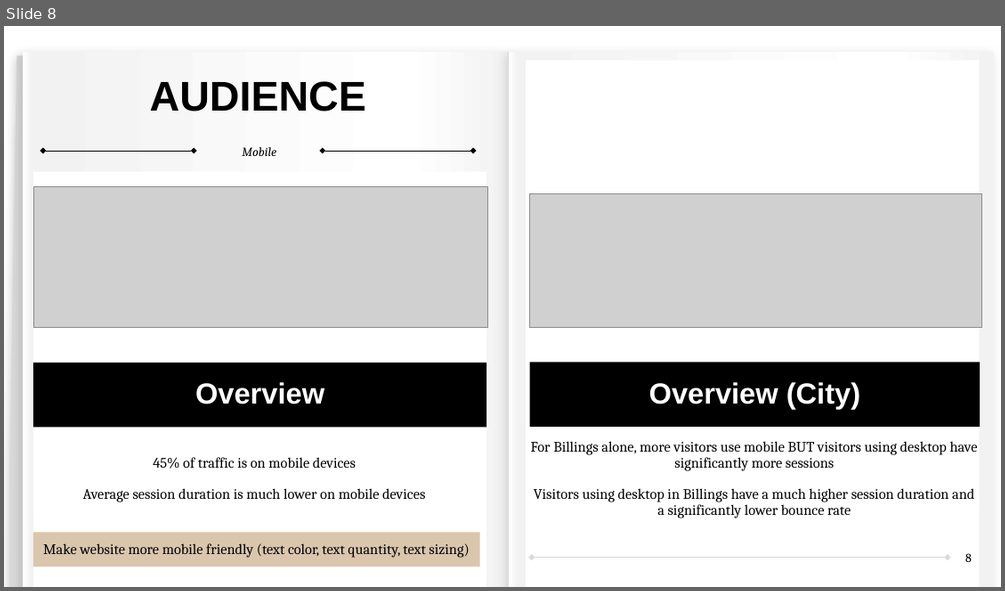
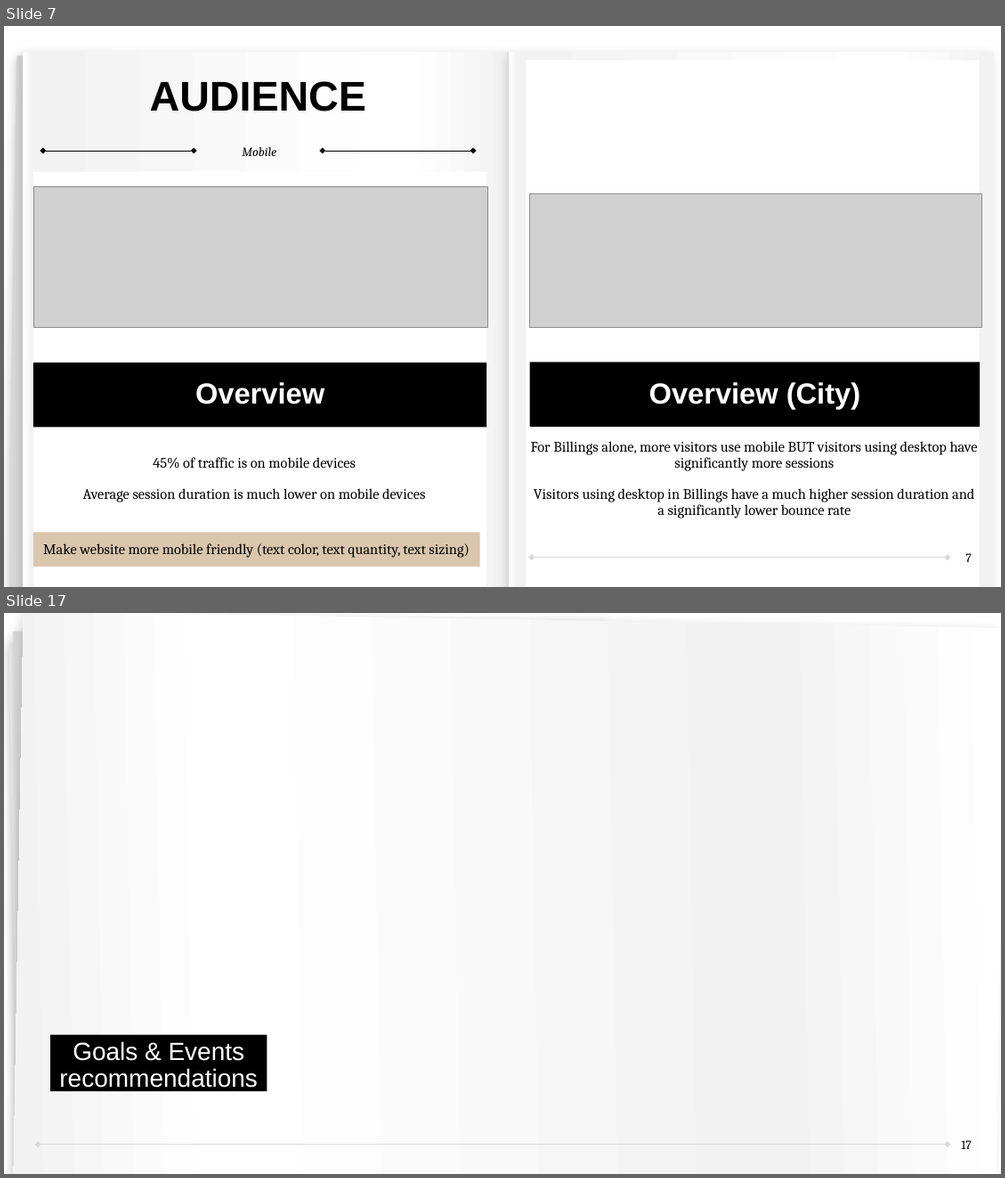
Before and after one commit to sibineejokela/Google_Analytics, a slide deck: Google_Analytics_ZJPhotography.pptx. Shown one above the other, each under a label of ours: slide 8 before the commit, slides 7 and 17 after it; the slides between them are not shown. The pictures are 1005x591 and 1005x1178 pixels, drawn with LibreOffice and Linux fonts; fonts in the diff are those of the drawing; grey boxes stand for pictures. Boxes give left, top, right and bottom in pixels: in the first picture for what was removed or moved away, otherwise in the second. Text is boxed around its words. In the diff, an @@ line names an element or a change of style, - is before the commit and + after.

```diff
--- a/Google_Analytics_ZJPhotography.pptx
+++ b/Google_Analytics_ZJPhotography.pptx
@@ slide 17 added at [4,613,1001,1174], background #FFFFFF; not listed: 1 template element that a slide beside it also shows @@
@@ freeform shape added at [9,633,615,1174], fill #F2F2F2 @@
@@ freeform shape added at [14,621,620,1174], fill #D9D9D9 @@
@@ freeform shape added at [14,613,1001,1174], fill gradient #FFFFFF to #F2F2F2 @@
@@ rectangle added at [50,1035,267,1091], fill #000000, 24 pt, text #FFFFFF @@
+Goals & Events recommendations
@@ page number added at [961,1140,971,1149], 12 pt, text #000000 @@
+17
@@ what was slide 8 is now slide 7 @@
@@ page number at [965,553,971,562]: text changed @@
-8
+7
```
Also in this commit, not shown: 2 slides changed, 9 other slides added, 1 slide removed, 25 other files.
